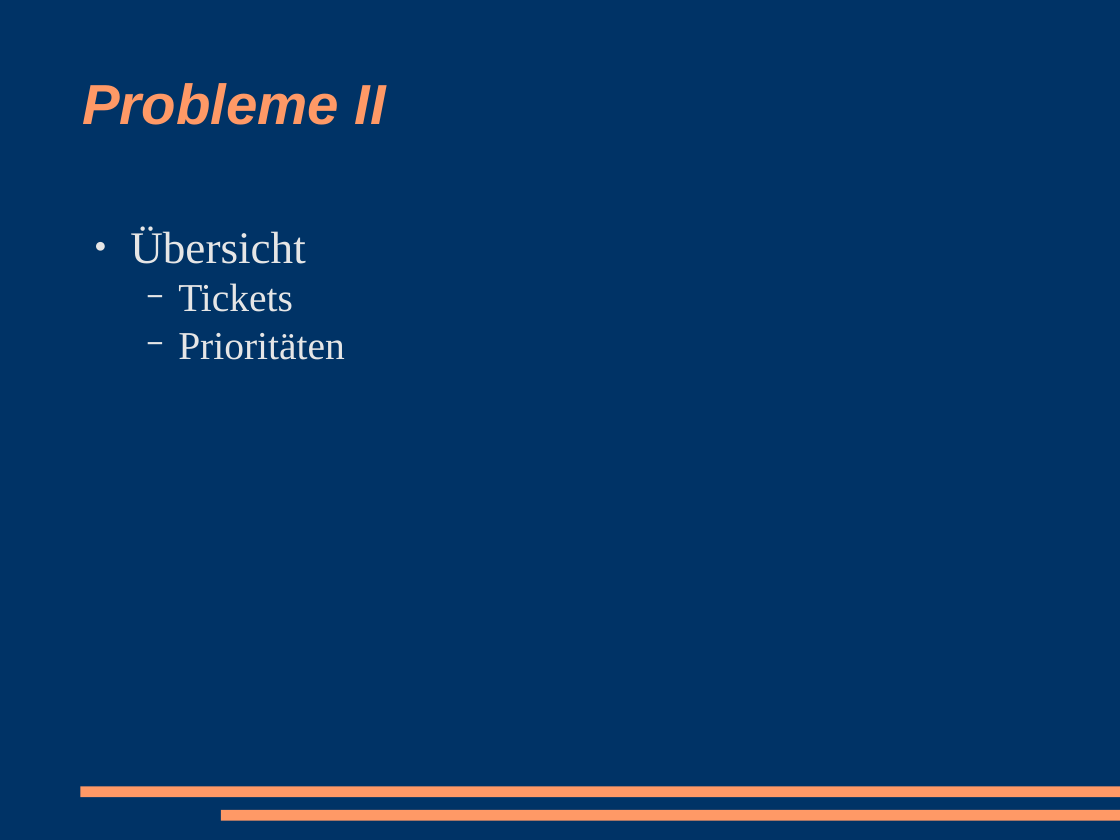
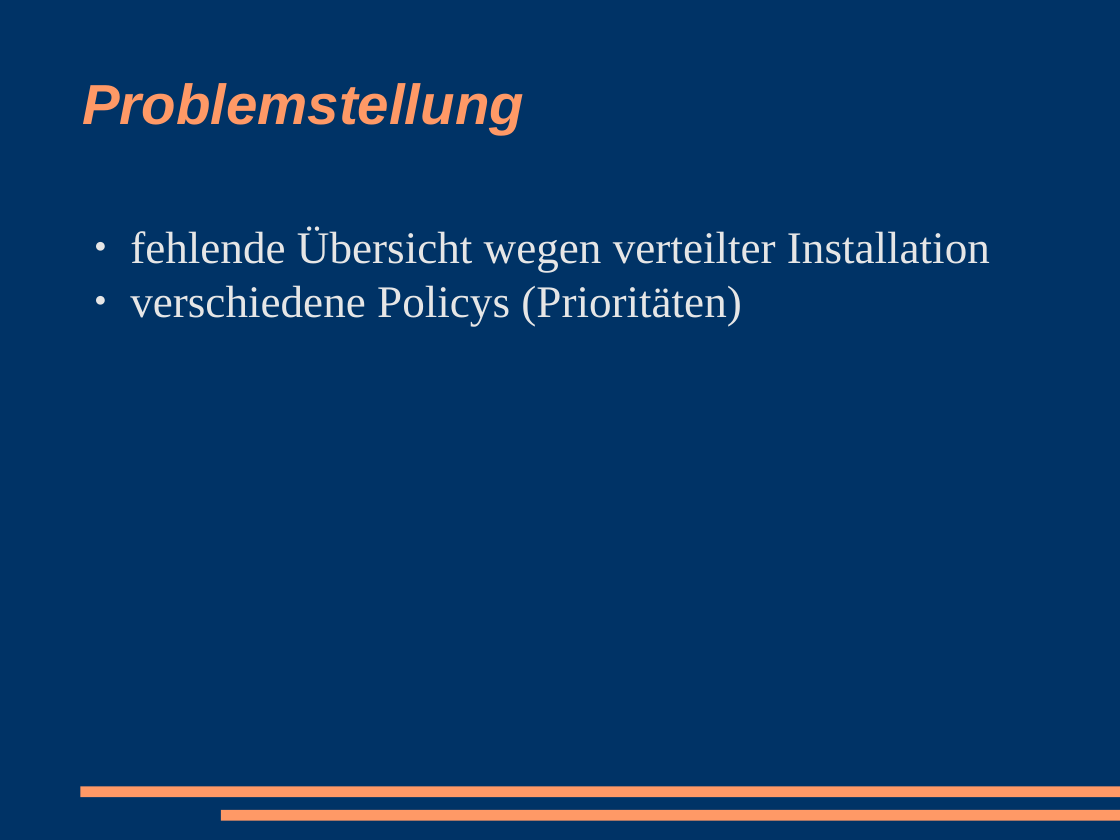
Before and after one commit to racke/Presentations, a slide deck: slide 11 of pws2008/rtrest.odp (slide 8 before the commit). Drawn at 1120x840 pixels with LibreOffice and Linux fonts; fonts in the diff are those of the drawing. Boxes give left, top, right and bottom in pixels: in the first picture for what was removed or moved away, otherwise in the second. Text is boxed around its words. In the diff, an @@ line names an element or a change of style, - is before the commit and + after.

```diff
--- a/pws2008/rtrest.odp
+++ b/pws2008/rtrest.odp
@@ title at bbox=[82, 83, 524, 134]: text changed @@
-Probleme II
+Problemstellung
@@ text at bbox=[130, 228, 990, 326]: text changed; size 28 to 32 pt @@
-● Übersicht
-  − Tickets
-  − Prioritäten
+● fehlende Übersicht wegen verteilter Installation
+● verschiedene Policys (Prioritäten)
```
Also in this commit, not shown: 4 other slides changed, 11 slides added, 2 slides removed.
